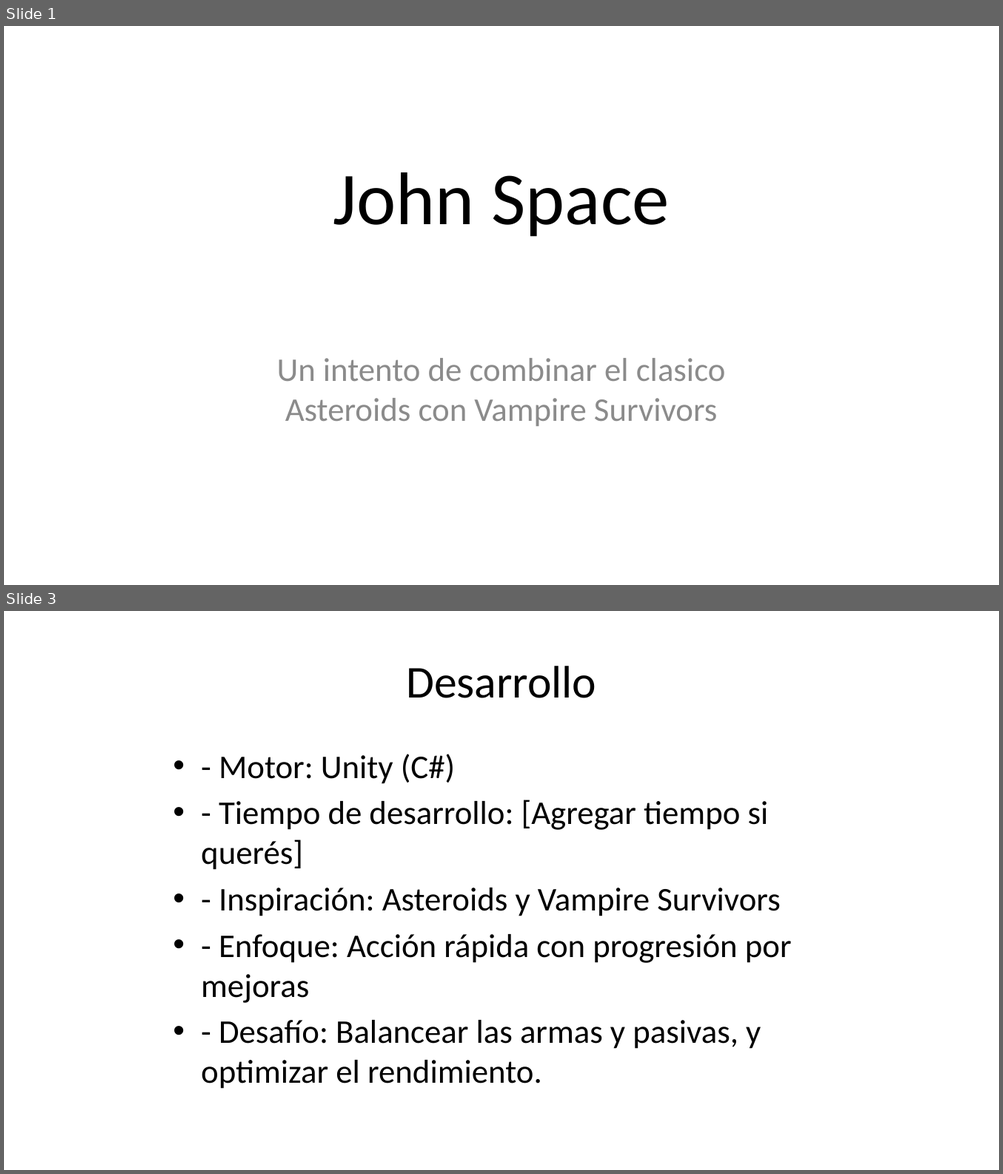
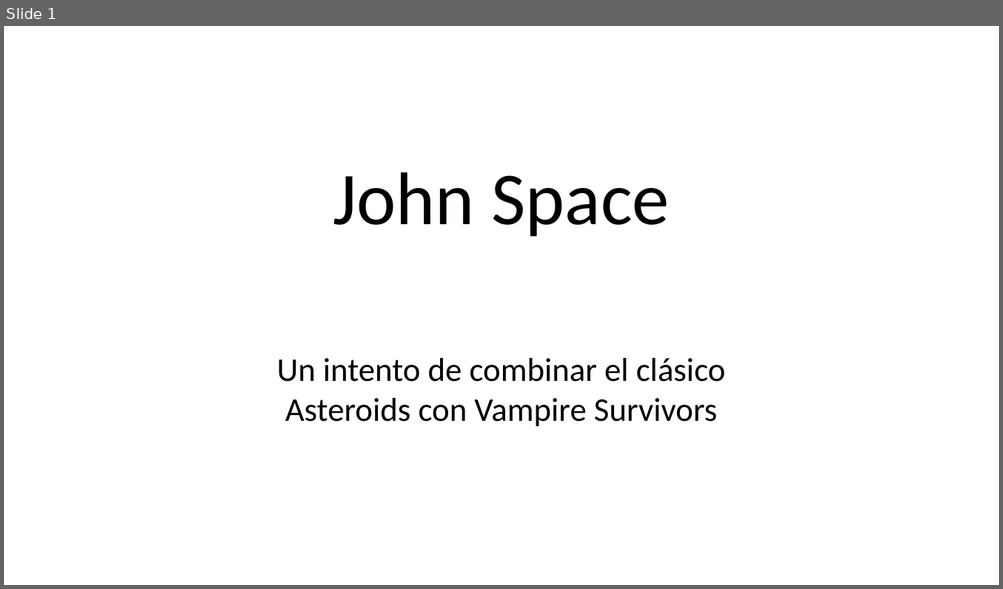
Before and after one commit to AdriCabado/John_Space, a slide deck: John_Space_Presentacion.odp. Shown one above the other, each under a label of ours: slides 1 and 3 before the commit, slide 1 after it; the slides between them are not shown. The pictures are 1003x1174 and 1003x589 pixels, drawn with LibreOffice and Linux fonts; fonts in the diff are those of the drawing. Boxes give left, top, right and bottom in pixels: in the first picture for what was removed or moved away, otherwise in the second. Text is boxed around its words. In the diff, an @@ line names an element or a change of style, - is before the commit and + after.

```diff
--- a/John_Space_Presentacion.odp
+++ b/John_Space_Presentacion.odp
@@ slide 3 removed at [4,611,999,1170], background #FFFFFF @@
@@ title removed at [406,666,596,698] @@
-Desarrollo
@@ text removed at [201,754,791,1089] @@
-• - Motor: Unity (C#)
-• - Tiempo de desarrollo: [Agregar tiempo si querés]
-• - Inspiración: Asteroids y Vampire Survivors
-• - Enfoque: Acción rápida con progresión por mejoras
-• - Desafío: Balancear las armas y pasivas, y optimizar el rendimiento.
@@ slide 1 changed as well @@
@@ subtitle at [277,358,726,427]: text changed; text colour #8C8C8C to #000000 @@
-Un intento de combinar el clasico Asteroids con Vampire Survivors
+Un intento de combinar el clásico Asteroids con Vampire Survivors
```
Also in this commit, not shown: 1 other slide changed, 6 slides added, 4 other slides removed.
